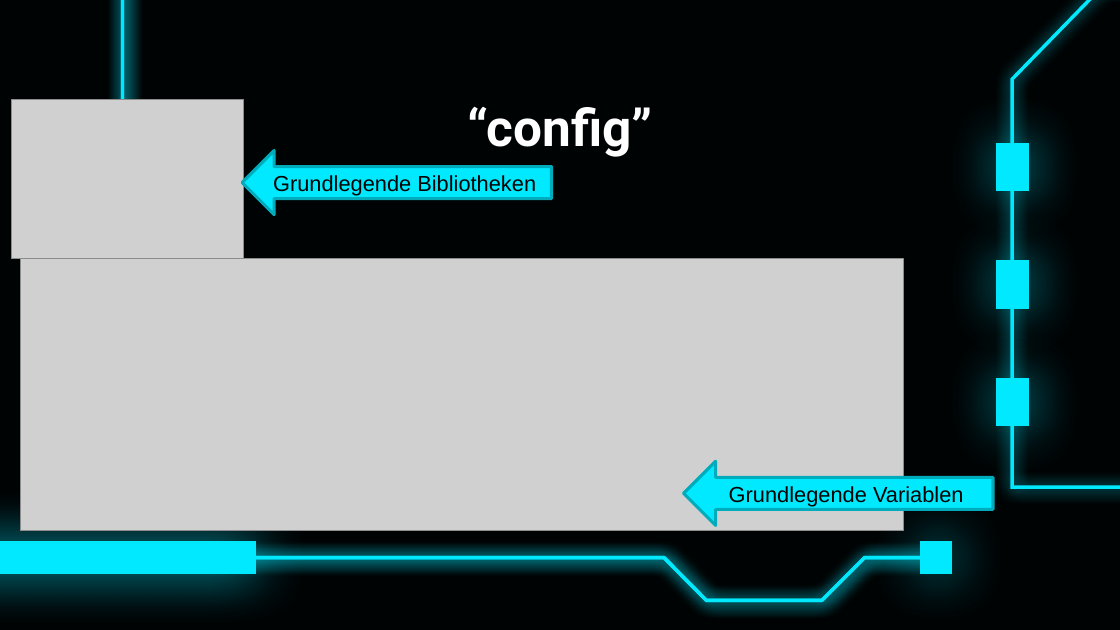
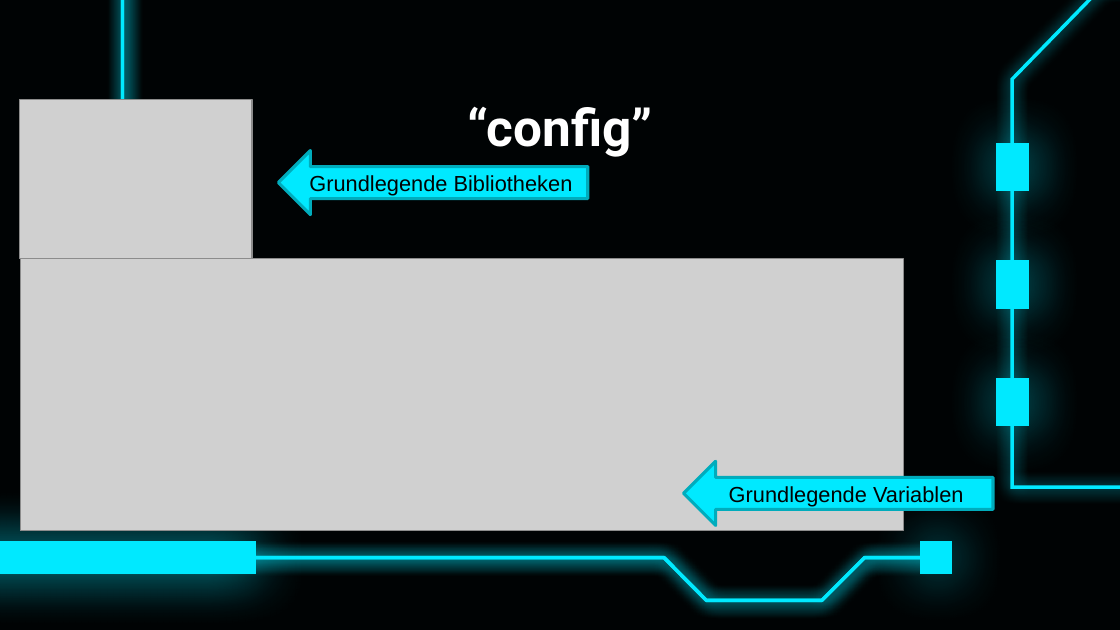
Before and after one commit to bayerju/mikro_loabor, a slide deck: slide 9 of MIC.pptx. Drawn at 1120x630 pixels with LibreOffice and Linux fonts; fonts in the diff are those of the drawing; grey boxes stand for pictures. Boxes give left, top, right and bottom in pixels: in the first picture for what was removed or moved away, otherwise in the second. Text is boxed around its words. In the diff, an @@ line names an element or a change of style, - is before the commit and + after.

```diff
--- a/MIC.pptx
+++ b/MIC.pptx
@@ picture: place and size @@
-picture at [11,100,243,260]
+picture at [20,100,252,260]
@@ right arrow "Grundlegende Bibliotheken": place and size @@
-right arrow "Grundlegende Bibliotheken" at [242,150,551,214]
+right arrow "Grundlegende Bibliotheken" at [279,150,588,214]
```
Also in this commit, not shown: 5 other slides changed, 4 slides added, 1 slide removed.
